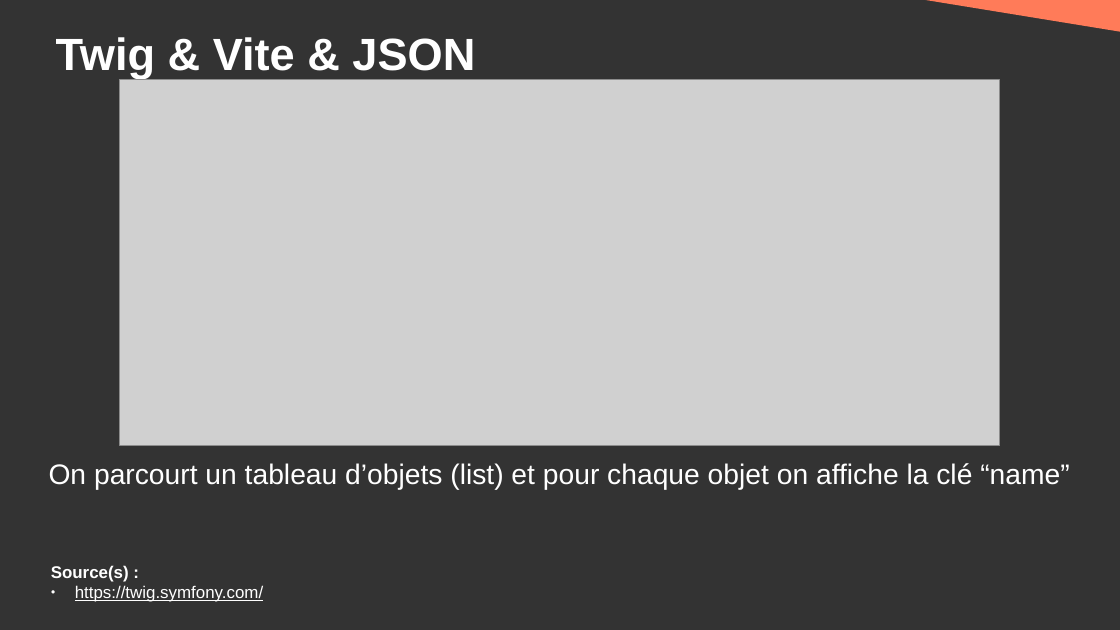
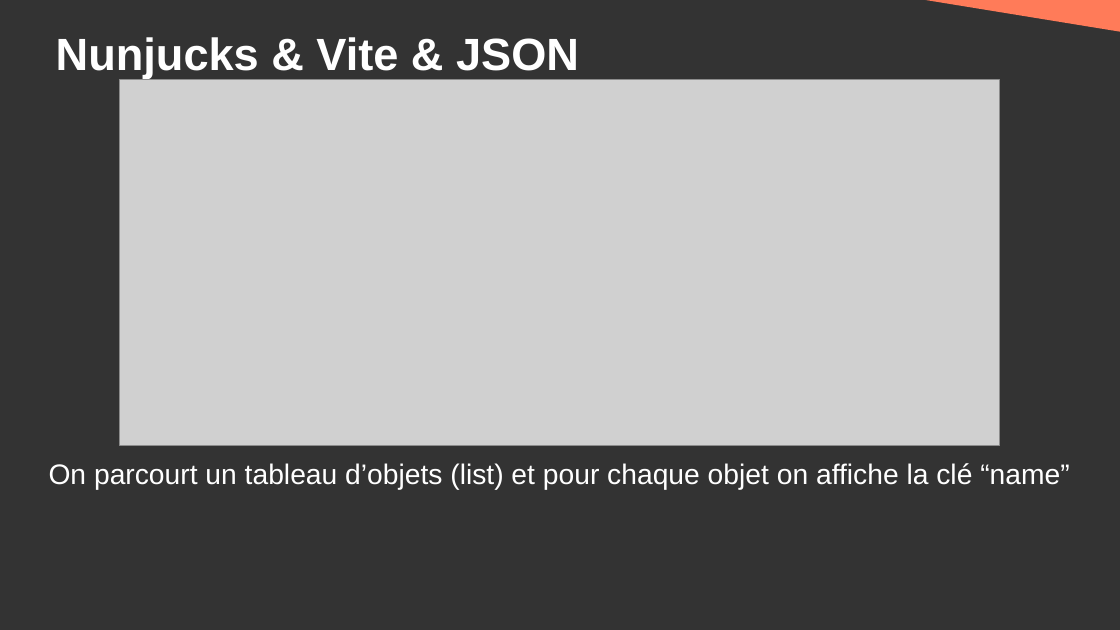
Before and after one commit to DanYellow/cours, a slide deck: slide 48 of developpement-front-s5/travaux-pratiques/numero-4/presentation.odp. Drawn at 1120x630 pixels with LibreOffice and Linux fonts; fonts in the diff are those of the drawing; grey boxes stand for pictures. Boxes give left, top, right and bottom in pixels: in the first picture for what was removed or moved away, otherwise in the second. Text is boxed around its words. In the diff, an @@ line names an element or a change of style, - is before the commit and + after.

Commit message:
developpement-front-s5 - tp#4 - change twig for nunjucks

```diff
--- a/developpement-front-s5/travaux-pratiques/numero-4/presentation.odp
+++ b/developpement-front-s5/travaux-pratiques/numero-4/presentation.odp
@@ title at <box>56,37,579,78</box>: text changed @@
-Twig & Vite & JSON
+Nunjucks & Vite & JSON
@@ text removed at <box>51,565,263,602</box> @@
-Source(s) :
-● https://twig.symfony.com/
```
Also in this commit, not shown: 19 other slides changed, 5 other files.
